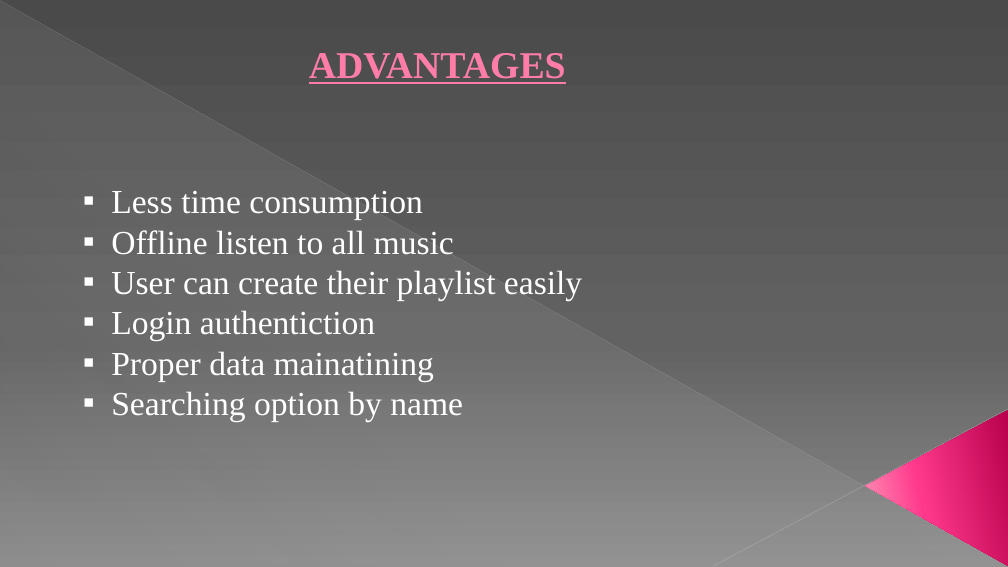
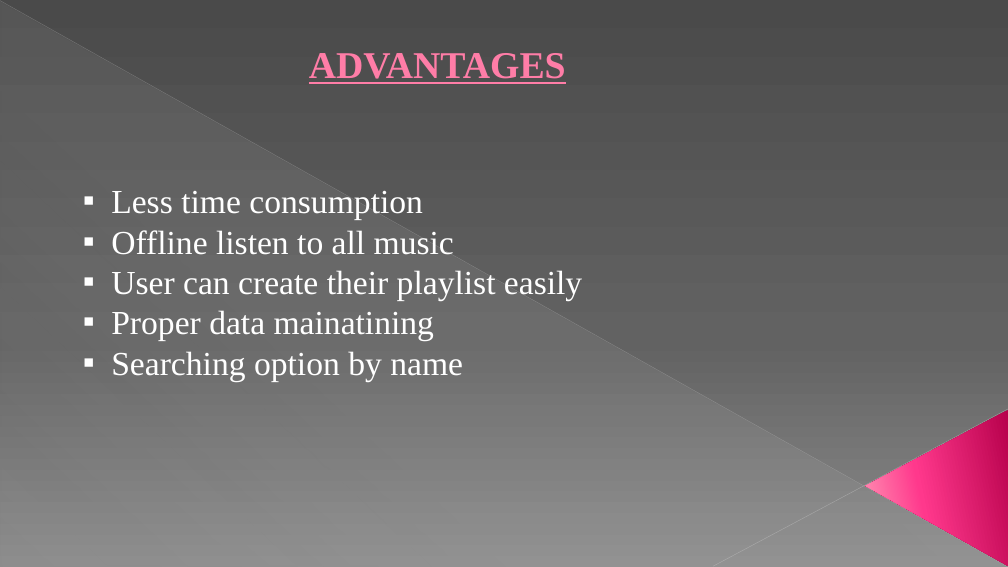
Before and after one commit to Rishabh-30/JukeBoxProject, a slide deck: slide 9 of jukebox.pptx. Drawn at 1008x567 pixels with LibreOffice and Linux fonts; fonts in the diff are those of the drawing. Boxes give left, top, right and bottom in pixels: in the first picture for what was removed or moved away, otherwise in the second. Text is boxed around its words. In the diff, an @@ line names an element or a change of style, - is before the commit and + after.

```diff
--- a/jukebox.pptx
+++ b/jukebox.pptx
@@ text at box(111, 310, 375, 341): paragraph removed @@
-▪ Login authentiction
```
Also in this commit, not shown: 1 slide removed, 7 other files.
